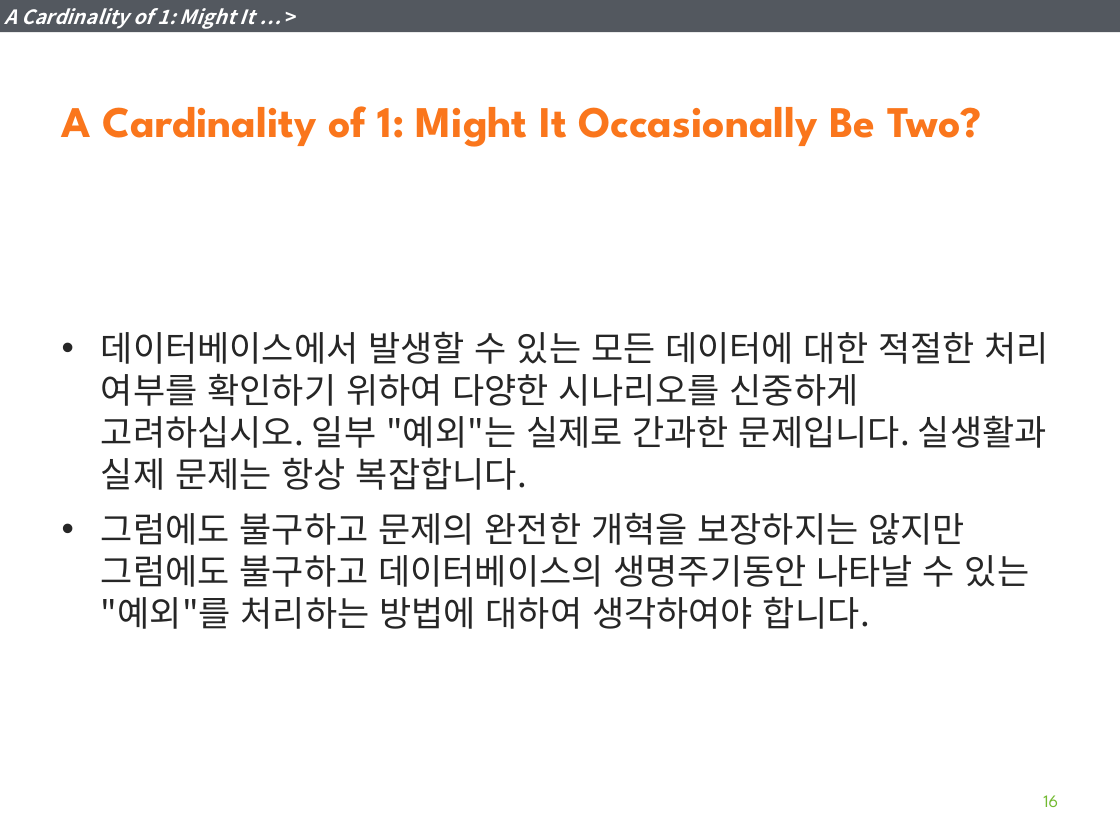
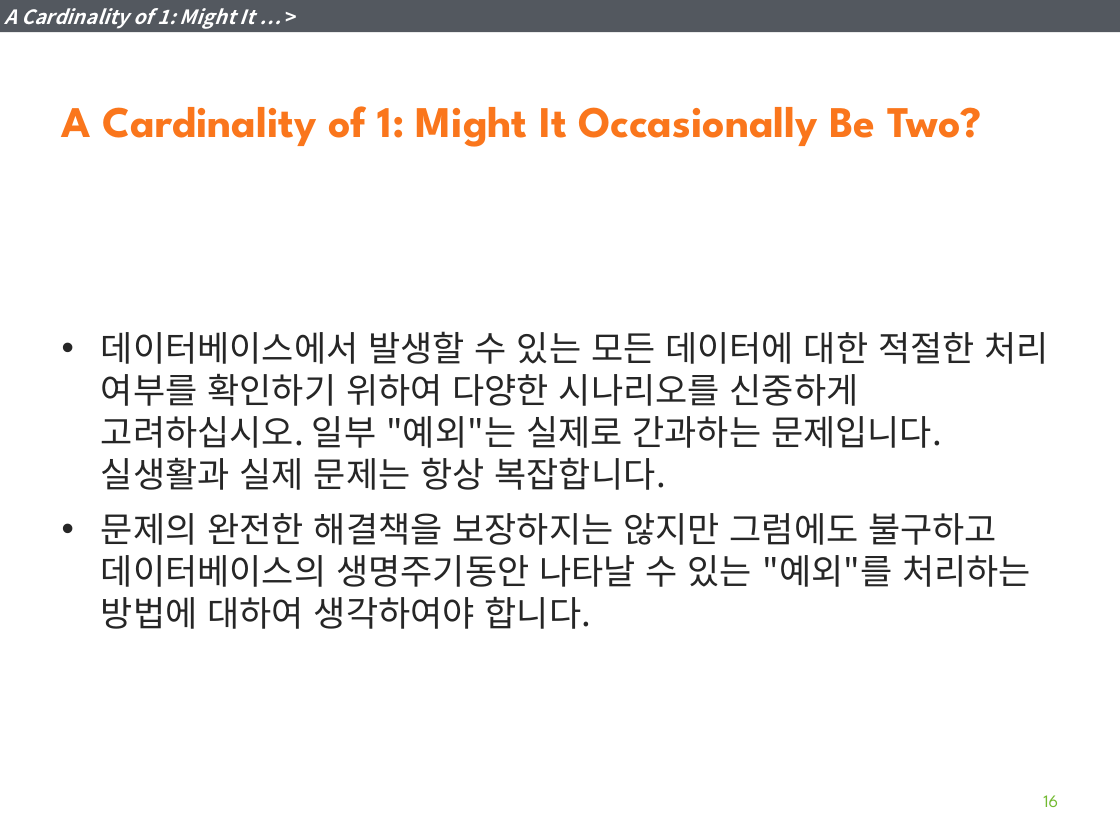
Before and after one commit to YoonJoon/KGarden, a slide deck: slide 16 of DBDesign/5_LearningfromDataModel.pptx. Drawn at 1120x840 pixels with LibreOffice and Linux fonts; fonts in the diff are those of the drawing. Boxes give left, top, right and bottom in pixels: in the first picture for what was removed or moved away, otherwise in the second. Text is boxed around its words. In the diff, an @@ line names an element or a change of style, - is before the commit and + after.

```diff
--- a/DBDesign/5_LearningfromDataModel.pptx
+++ b/DBDesign/5_LearningfromDataModel.pptx
@@ text at [101,331,1048,629]: text changed @@
-• 데이터베이스에서 발생할 수 있는 모든 데이터에 대한 적절한 처리 여부를 확인하기 위하여 다양한 시나리오를 신중하게 고려하십시오. 일부 "예외"는 실제로 간과한 문제입니다. 실생활과 실제 문제는 항상 복잡합니다.
-• 그럼에도 불구하고 문제의 완전한 개혁을 보장하지는 않지만 그럼에도 불구하고 데이터베이스의 생명주기동안 나타날 수 있는 "예외"를 처리하는 방법에 대하여 생각하여야 합니다.
+• 데이터베이스에서 발생할 수 있는 모든 데이터에 대한 적절한 처리 여부를 확인하기 위하여 다양한 시나리오를 신중하게 고려하십시오. 일부 "예외"는 실제로 간과하는 문제입니다. 실생활과 실제 문제는 항상 복잡합니다.
+• 문제의 완전한 해결책을 보장하지는 않지만 그럼에도 불구하고 데이터베이스의 생명주기동안 나타날 수 있는 "예외"를 처리하는 방법에 대하여 생각하여야 합니다.
```
Also in this commit, not shown: 6 other slides changed.
